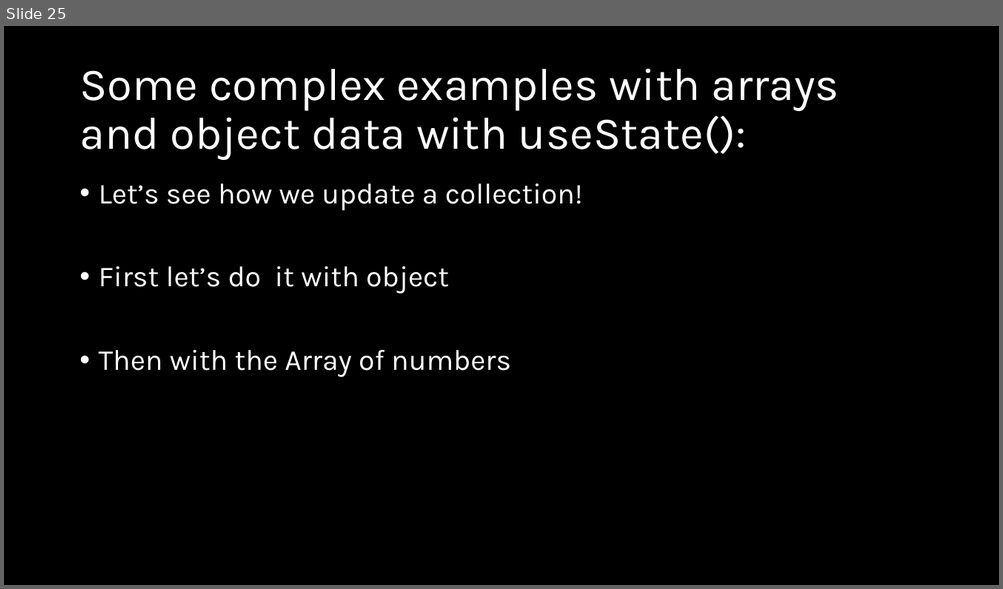
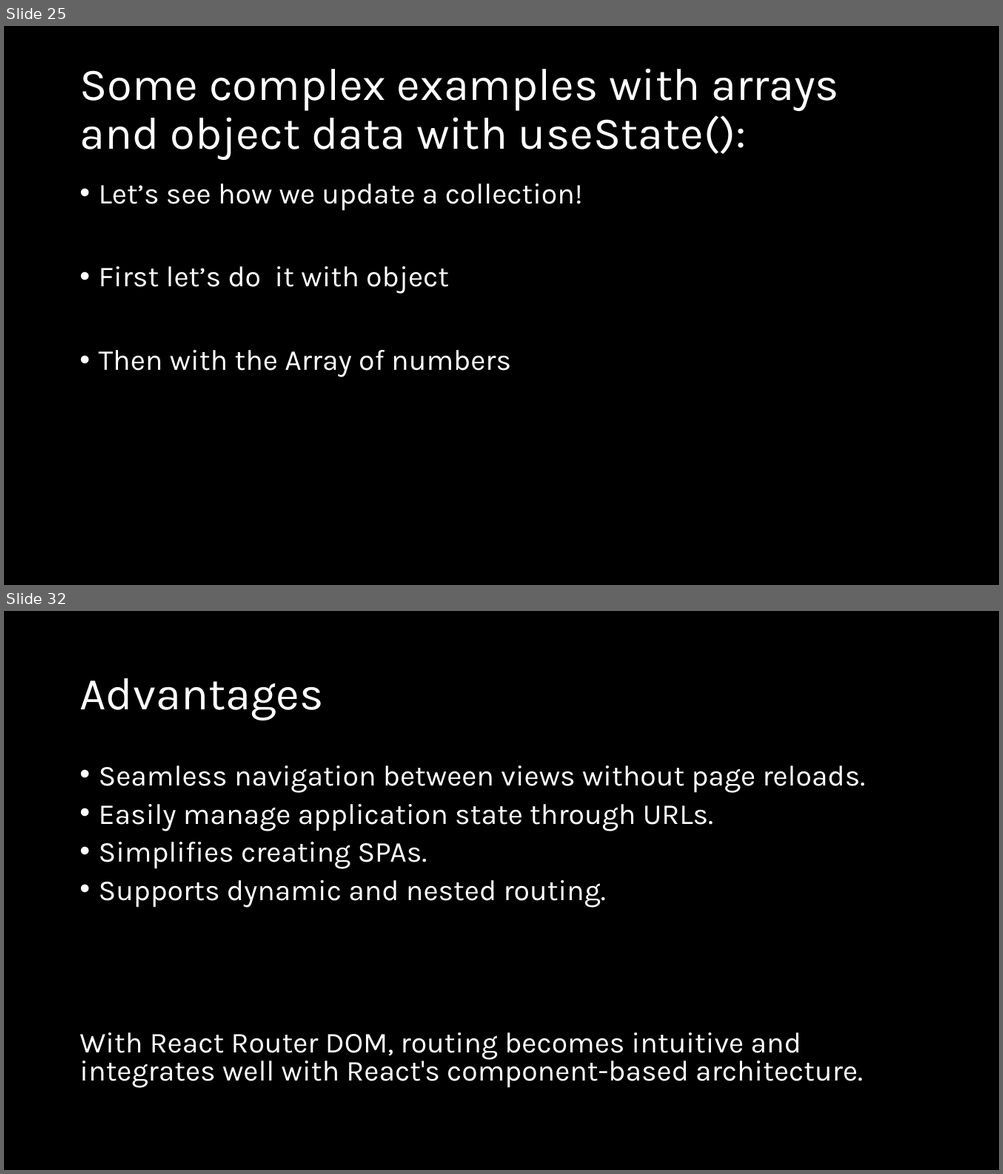
Before and after one commit to natiquekeyin/fall2024, a slide deck: JavaScript/Week10/Week10.pptx. Shown one above the other, each under a label of ours: slide 25 before the commit, slides 25 and 32 after it; the slides between them are not shown. The pictures are 1003x589 and 1003x1174 pixels, drawn with LibreOffice and Linux fonts; fonts in the diff are those of the drawing. Boxes give left, top, right and bottom in pixels: in the first picture for what was removed or moved away, otherwise in the second. Text is boxed around its words. In the diff, an @@ line names an element or a change of style, - is before the commit and + after.

```diff
--- a/JavaScript/Week10/Week10.pptx
+++ b/JavaScript/Week10/Week10.pptx
@@ slide 32 added at [4, 611, 999, 1170], background #000000 @@
@@ title added at [79, 678, 323, 721], 44 pt, text #FFFFFF @@
+Advantages
@@ text added at [79, 766, 865, 1088], 28 pt, text #FFFFFF @@
+• Seamless navigation between views without page reloads.
+• Easily manage application state through URLs.
+• Simplifies creating SPAs.
+• Supports dynamic and nested routing.
+With React Router DOM, routing becomes intuitive and integrates well with React's component-based architecture.
```
Also in this commit, not shown: 9 other slides added, 4 other files.
